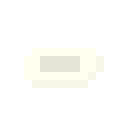
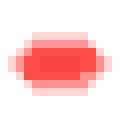
Layers edited between the first and the second 128×128 image:
added layer "Layer 3" (70%) above "Layer 1" over [8, 32, 112, 96]
